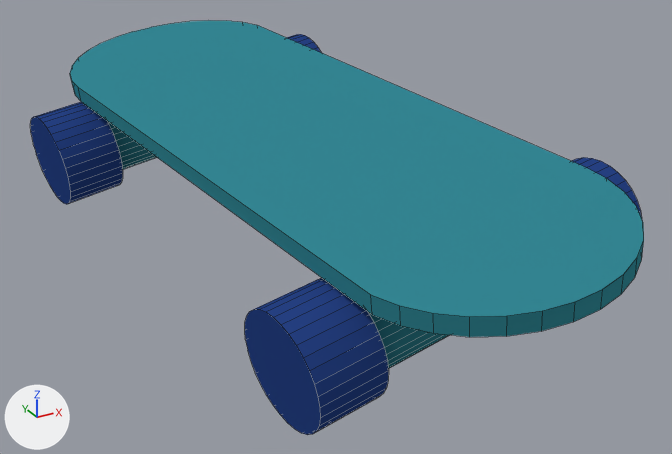
Before and after pictures for a commit that changed the Blender file 01-Models/ER_Skateboard.blend.
The view is the same before and after, from a 50 mm camera at (-3.504, 1.274, 1.046) aimed at (-2.846, 2.47, 0.448). The lights are fixed; the arrows at lower left show +X, +Y and +Z. Mesh edges are drawn as thin lines.

In view in the first picture: 'board'.
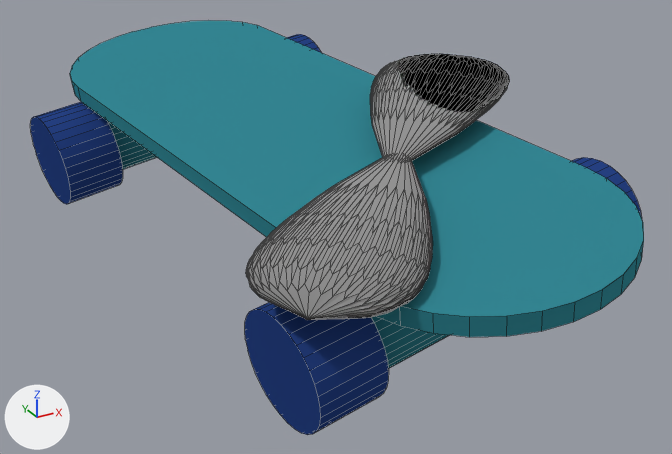
Pixel boxes (x1, y1, x2, y2) of what changed, in the pictures (672 x 454 px):
'Schleife', added: after (246, 54, 509, 320)

Diff of the bpy script that builds the scene:
```diff
--- a/01-Models/ER_Skateboard.blend.py
+++ b/01-Models/ER_Skateboard.blend.py
@@ mat_schleife_001 @@
+mat_schleife_001 = bpy.data.materials.new('Schleife.001')
+mat_schleife_001.use_nodes = True; mat_schleife_001.node_tree.nodes.clear()
+_N = mat_schleife_001.node_tree.nodes; _L = mat_schleife_001.node_tree.links
+n0 = _N.new('ShaderNodeOutputMaterial'); n0.name = 'Material Output'
+n1 = _N.new('ShaderNodeBsdfAnisotropic'); n1.name = 'Glossy BSDF'
+n1.distribution = 'BECKMANN'
+n1.inputs[0].default_value = (0.367, 0.367, 0.367, 1.0)  # 'Color', grey #a3a3a3
+n1.inputs[1].default_value = 3.162  # 'Roughness'
+n2 = _N.new('ShaderNodeTexCoord'); n2.name = 'Texture Coordinate'
+_L.new(n1.outputs[0], n0.inputs[0])  # 'BSDF' to 'Surface'
+_L.new(n2.outputs[3], n1.inputs[4])  # 'Object' to 'Normal'
@@ me_cone @@
+me_cone.from_pydata(...)  # a 32-sided cone pointing to +z spanning x -1.0..1.0, y -1.0..1.0, z -1.0..1.0; a 32-sided cone pointing to -z spanning x -1.0..1.0, y -1.01..0.99, z 0.13..2.13
+me_cone.polygons.foreach_set('use_smooth', [True] * 66)
+me_cone.materials.append(mat_schleife_001)
@@ ob_schleife @@
+ob_schleife = bpy.data.objects.new('Schleife', me_cone)
+ob_schleife.location = (-2.764, 2.363, 0.648)
+ob_schleife.rotation_euler = (1.756, -0.00847, -0.839)  # degrees (101, -0.5, -48)
+ob_schleife.scale = (0.164, 0.0333, 0.228)
+_m = ob_schleife.modifiers.new('Subsurf', 'SUBSURF')
+_m.levels = 4
```
